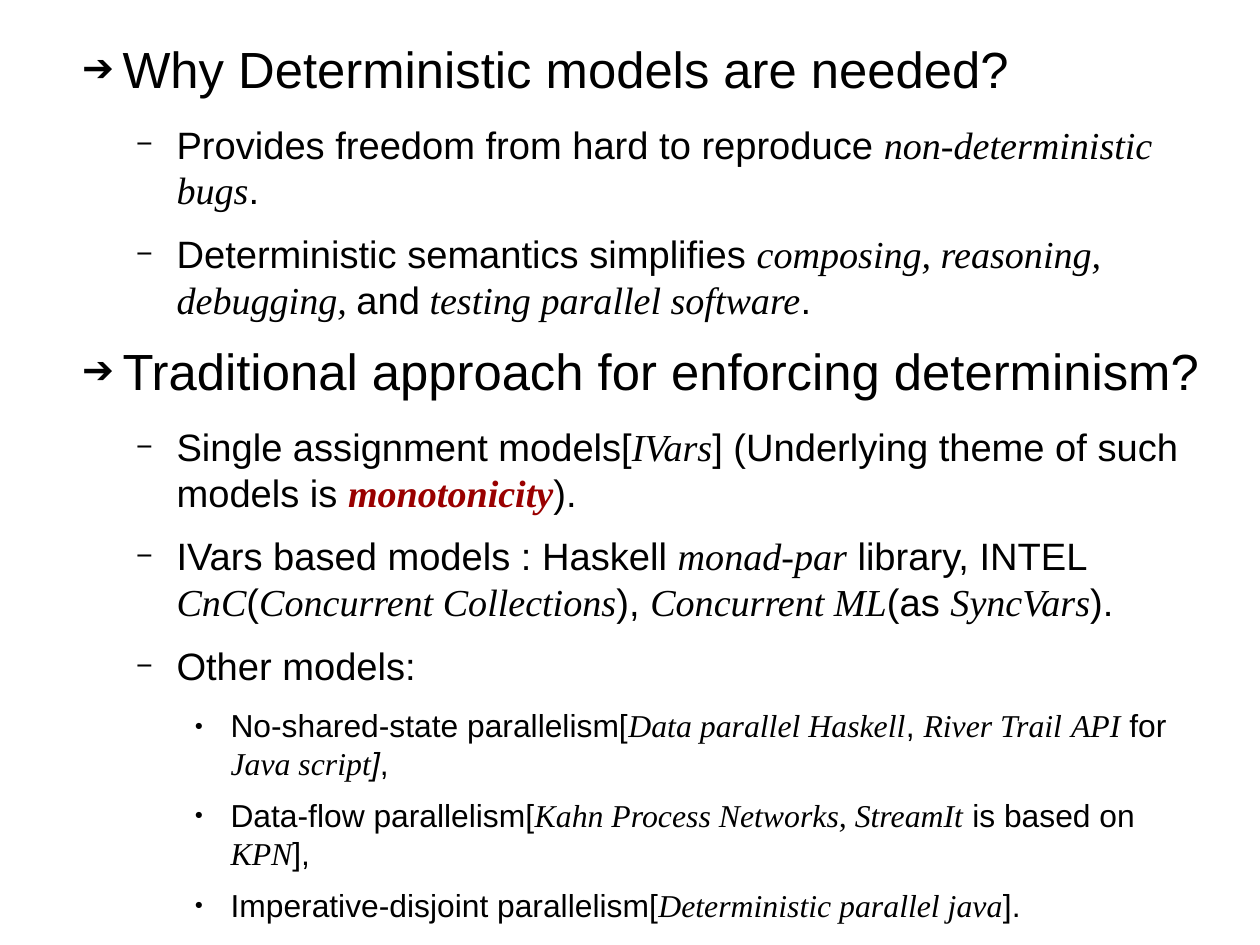
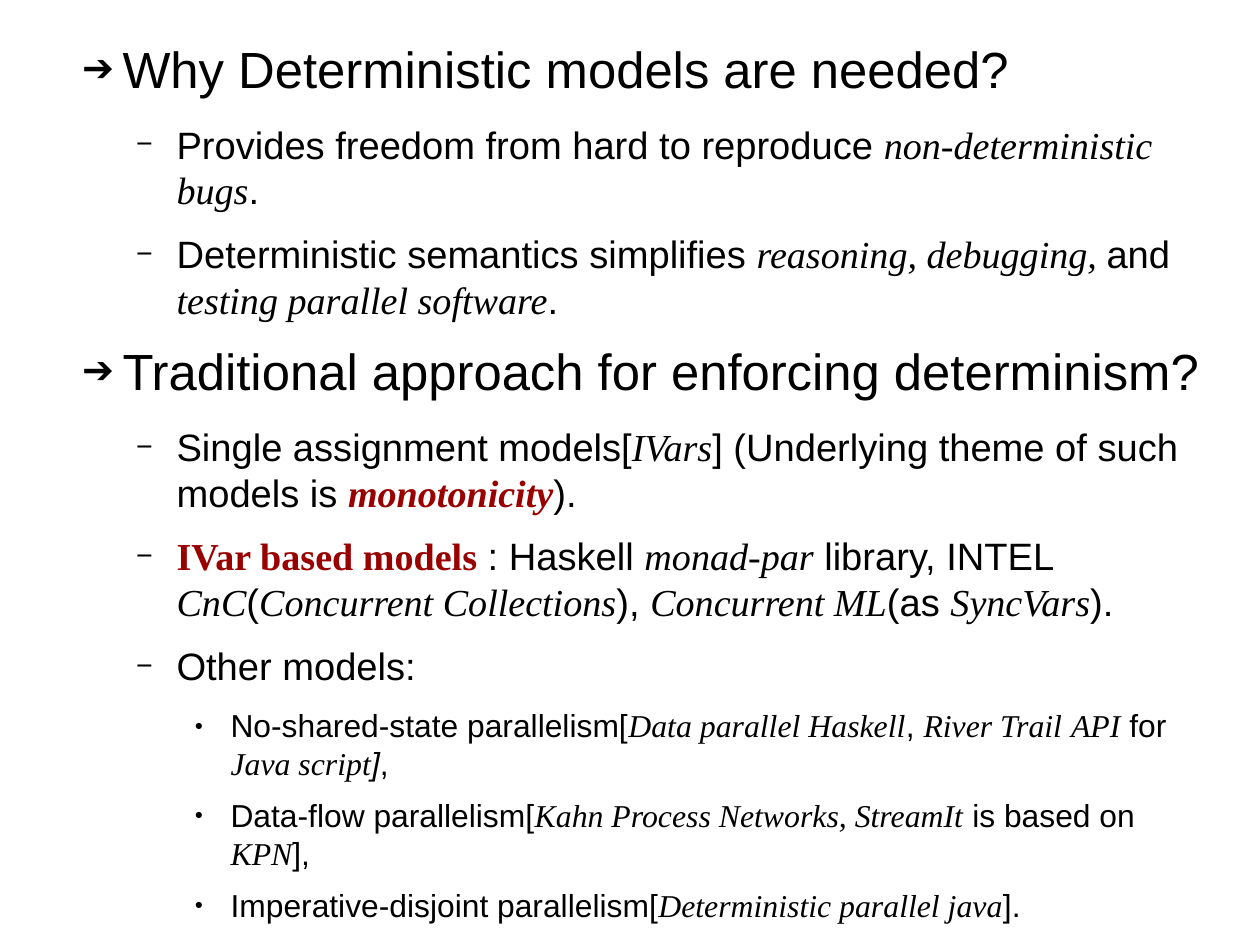
Before and after one commit to sentinel88/Personal, a slide deck: slide 5 of Talk.odp. Drawn at 1260x945 pixels with LibreOffice and Linux fonts; fonts in the diff are those of the drawing. Boxes give left, top, right and bottom in pixels: in the first picture for what was removed or moved away, otherwise in the second. Text is boxed around its words. In the diff, an @@ line names an element or a change of style, - is before the commit and + after.

```diff
--- a/Talk.odp
+++ b/Talk.odp
@@ text at bbox=[177, 240, 1171, 321]: text changed @@
-  − Deterministic semantics simplifies composing, reasoning, debugging, and testing parallel software.
+  − Deterministic semantics simplifies reasoning, debugging, and testing parallel software.
@@ text at bbox=[177, 542, 1113, 624]: text changed @@
-  − IVars based models : Haskell monad-par library, INTEL CnC(Concurrent Collections), Concurrent ML(as SyncVars).
+  − IVar based models : Haskell monad-par library, INTEL CnC(Concurrent Collections), Concurrent ML(as SyncVars).
```
Also in this commit, not shown: 17 other slides changed, 1 other file.
